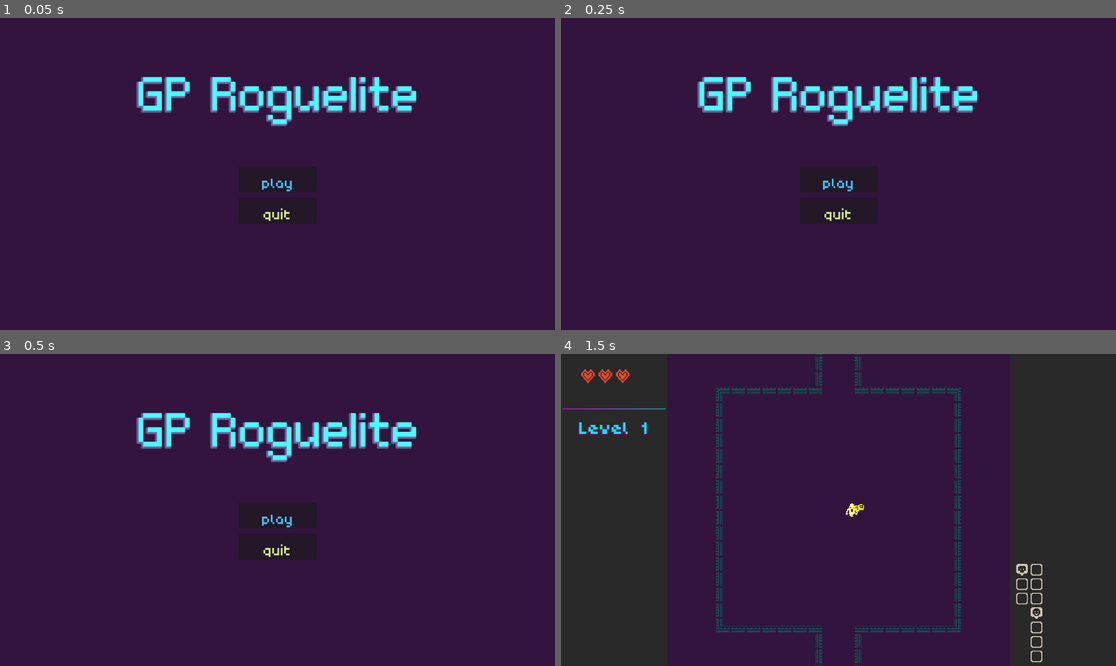
Above: before the commit, frames 1-4 (two rows, left to right).
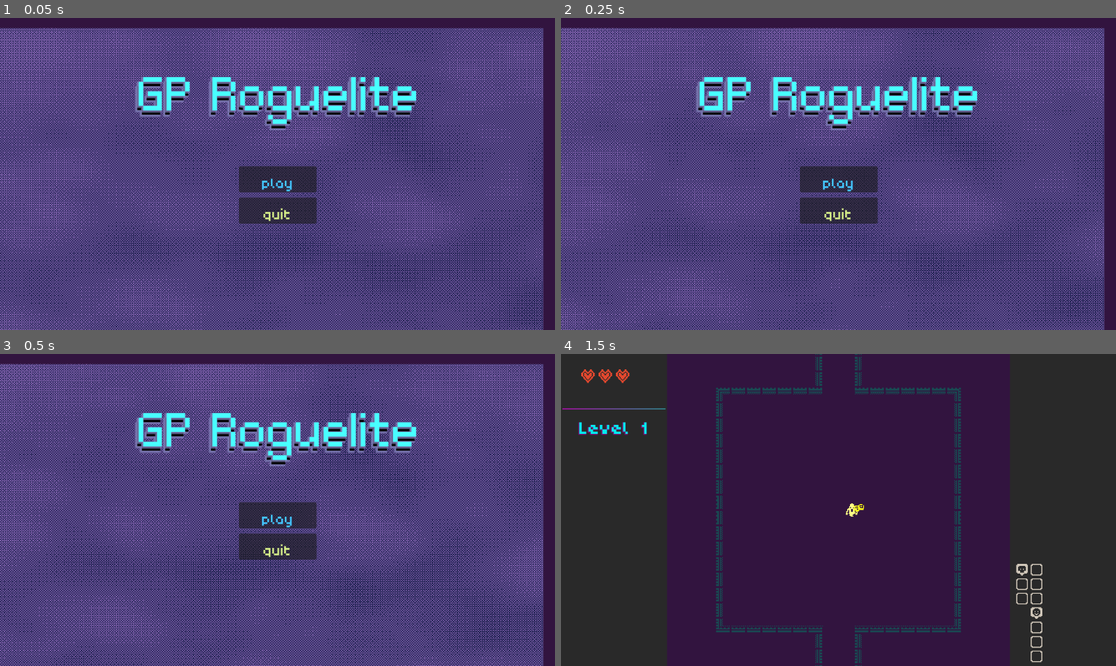
Above: after the commit, the same moments.

Repository: efredericks/gp-roguelite
Game: Godot game, scene res://scenes/menu.tscn
Two runs of this game, one before a commit and one after it. Both use one fixed random seed, a clock stepped at 60 frames per second and the inputs below. Sound files missing from this copy of the repository are replaced by a short silence.
Inputs (mouse positions are in pixels of both pictures, inside the frame that each line leads up to):
- Up to frame 1 (0.05 s): no input
- Up to frame 2 (0.25 s): no input
- Up to frame 3 (0.5 s): no input
- Up to frame 4 (1.5 s): click "play" at 0.5 s; tap Enter at 1.25 s; move the mouse to (960, 494) at 1.27 s; press the mouse at (960, 494) at 1.28 s; hold D (move_right) from 1.28 s (still down)

The runs differ from the first frame. In frame 1, 87% of the frame differs, in the area x 0-98%, y 3-100%; in frame 2, 87%; in frame 3, 87%; in frame 4, nothing differs.

Commit message:
menu shader

Diff:
--- a/scenes/menu.tscn
+++ b/scenes/menu.tscn
@@ -4,6 +4,22 @@
 [ext_resource type="FontFile" uid="uid://cellm35opdosb" path="res://assets/fonts/fonts/connection/Connection.otf" id="2_vjb58"]
 [ext_resource type="Theme" uid="uid://dgcfhrperixa1" path="res://assets/button_theme.tres" id="3_con2f"]
 [ext_resource type="PackedScene" uid="uid://dhiji6x0cdnb4" path="res://scenes/bg_music.tscn" id="4_mhnvy"]
+[ext_resource type="Shader" uid="uid://bl4vx52vw2thl" path="res://scripts/bg.gdshader" id="5_4ytvr"]
+
+[sub_resource type="ShaderMaterial" id="ShaderMaterial_g3eks"]
+shader = ExtResource("5_4ytvr")
+shader_parameter/speed = 2.0
+shader_parameter/scale = 3.0
+shader_parameter/color_a = Color(0.61529356, 0.45555437, 0.78384143, 1)
+shader_parameter/color_b = Color(0, 0.05, 0.2, 1)
+
+[sub_resource type="LabelSettings" id="LabelSettings_4ytvr"]
+font = ExtResource("2_vjb58")
+font_size = 96
+font_color = Color(0, 0, 0, 1)
+shadow_size = 10
+shadow_color = Color(0.5019608, 0.49803922, 0.72156864, 0.6509804)
+shadow_offset = Vector2(-2, 2)
 
 [sub_resource type="LabelSettings" id="LabelSettings_4h3mk"]
 font = ExtResource("2_vjb58")
@@ -21,6 +37,28 @@
 grow_horizontal = 2
 grow_vertical = 2
 script = ExtResource("1_yqeox")
+
+[node name="BGShader" type="ColorRect" parent="." unique_id=244248881]
+material = SubResource("ShaderMaterial_g3eks")
+layout_mode = 0
+offset_left = -23.0
+offset_top = 21.0
+offset_right = 1128.0
+offset_bottom = 671.0
+
+[node name="title2" type="Label" parent="." unique_id=653372373]
+layout_mode = 1
+anchors_preset = 10
+anchor_right = 1.0
+offset_left = -3.0
+offset_top = 123.0
+offset_right = -3.0
+offset_bottom = 220.0
+grow_horizontal = 2
+text = "GP Roguelite"
+label_settings = SubResource("LabelSettings_4ytvr")
+horizontal_alignment = 1
+vertical_alignment = 1
 
 [node name="title" type="Label" parent="." unique_id=1586519623]
 layout_mode = 1
--- /dev/null
+++ b/scripts/bg.gdshader
@@ -0,0 +1,56 @@
+shader_type canvas_item;
+
+uniform float speed : hint_range(0.1, 5.0) = 2.0;
+uniform float scale : hint_range(0.1, 10.0) = 3.0;
+uniform vec4 color_a : source_color = vec4(0.1, 0.3, 0.8, 1.0);
+uniform vec4 color_b : source_color = vec4(0.0, 0.05, 0.2, 1.0);
+
+vec2 hash(vec2 p) {
+    p = vec2(dot(p, vec2(127.1, 311.7)), dot(p, vec2(269.5, 183.3)));
+    return -1.0 + 2.0 * fract(sin(p) * 43758.5453123);
+}
+
+float noise(vec2 p) {
+    vec2 i = floor(p);
+    vec2 f = fract(p);
+    vec2 u = f * f * (3.0 - 2.0 * f);
+    return mix(
+        mix(dot(hash(i + vec2(0,0)), f - vec2(0,0)),
+            dot(hash(i + vec2(1,0)), f - vec2(1,0)), u.x),
+        mix(dot(hash(i + vec2(0,1)), f - vec2(0,1)),
+            dot(hash(i + vec2(1,1)), f - vec2(1,1)), u.x), u.y);
+}
+
+float bayer8(vec2 pos) {
+    int x = int(mod(pos.x, 8.0));
+    int y = int(mod(pos.y, 8.0));
+    int bayer[64] = int[64](
+         0, 32,  8, 40,  2, 34, 10, 42,
+        48, 16, 56, 24, 50, 18, 58, 26,
+        12, 44,  4, 36, 14, 46,  6, 38,
+        60, 28, 52, 20, 62, 30, 54, 22,
+         3, 35, 11, 43,  1, 33,  9, 41,
+        51, 19, 59, 27, 49, 17, 57, 25,
+        15, 47,  7, 39, 13, 45,  5, 37,
+        63, 31, 55, 23, 61, 29, 53, 21
+    );
+    return float(bayer[y * 8 + x]) / 64.0;
+}
+
+void fragment() {
+    vec2 uv = UV * scale;
+    float t = TIME * speed;
+
+    float n = 0.0;
+    n += 0.500 * noise(uv + vec2(t * 0.3, t * 0.2));
+    n += 0.250 * noise(uv * 2.0 + vec2(t * 0.5, t * 0.4));
+    n += 0.125 * noise(uv * 4.0 + vec2(t * 0.7, t * 0.6));
+    n = n * 0.5 + 0.5;
+
+    // apply bayer dither before color mix
+    vec2 screen_pos = FRAGCOORD.xy;
+    float threshold = bayer8(screen_pos);
+    float dithered = step(threshold, n);
+
+    COLOR = mix(color_a, color_b, dithered);
+}
Not shown, added: scripts/bg.gdshader.uid
